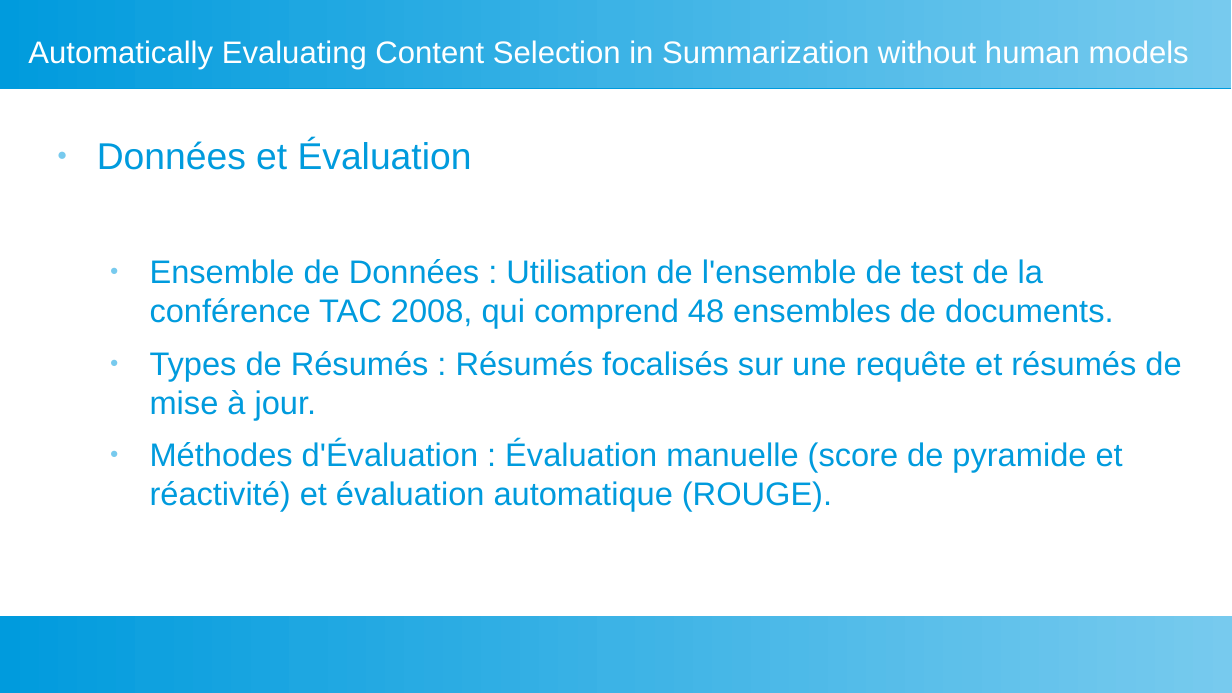
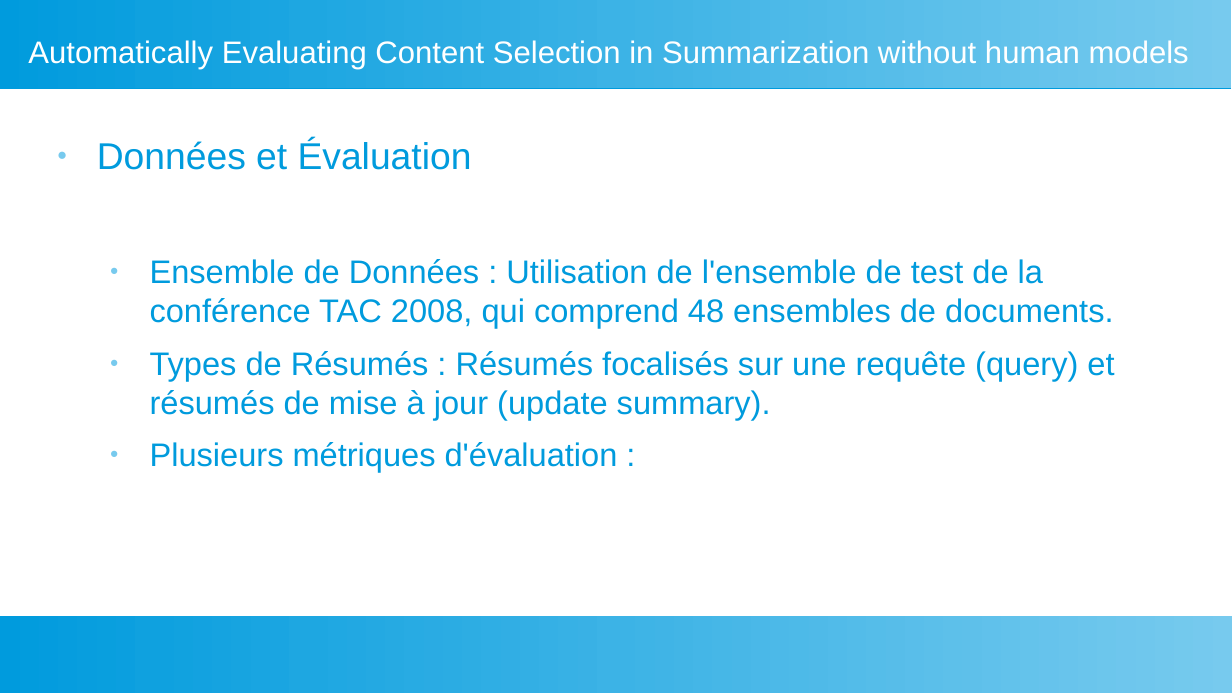
Before and after one commit to fannybachey/stage_2024, a slide deck: slide 28 of presentation/presentation_2.odp (slide 33 before the commit). Drawn at 1232x693 pixels with LibreOffice and Linux fonts; fonts in the diff are those of the drawing. Boxes give left, top, right and bottom in pixels: in the first picture for what was removed or moved away, otherwise in the second. Text is boxed around its words. In the diff, an @@ line names an element or a change of style, - is before the commit and + after.

```diff
--- a/presentation/presentation_2.odp
+++ b/presentation/presentation_2.odp
@@ text at bbox=[150, 351, 1114, 472]: text changed @@
-  ● Types de Résumés : Résumés focalisés sur une requête et résumés de mise à jour.
-  ● Méthodes d'Évaluation : Évaluation manuelle (score de pyramide et réactivité) et évaluation automatique (ROUGE).
+  ● Types de Résumés : Résumés focalisés sur une requête (query) et résumés de mise à jour (update summary).
+  ● Plusieurs métriques d'évaluation :
```
Also in this commit, not shown: 4 other slides changed, 4 slides added.
